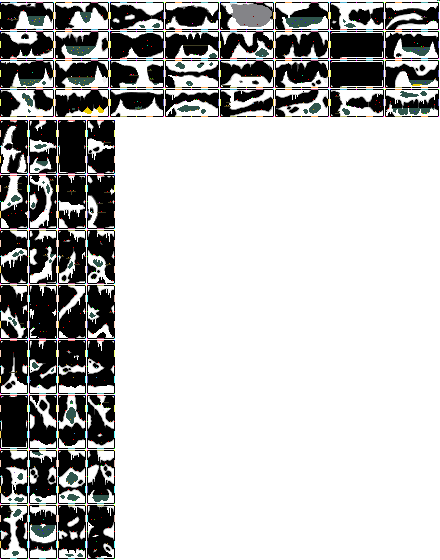
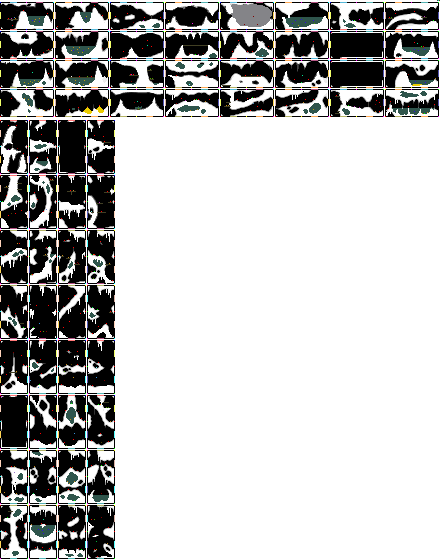
Layers edited between the first and the second 440 × 560 image:
added layer "Sunken Cavern copy" above "Sunken Cavern" over [4, 5, 306, 532]
hid "Sunken Cavern" over [4, 5, 306, 532]
